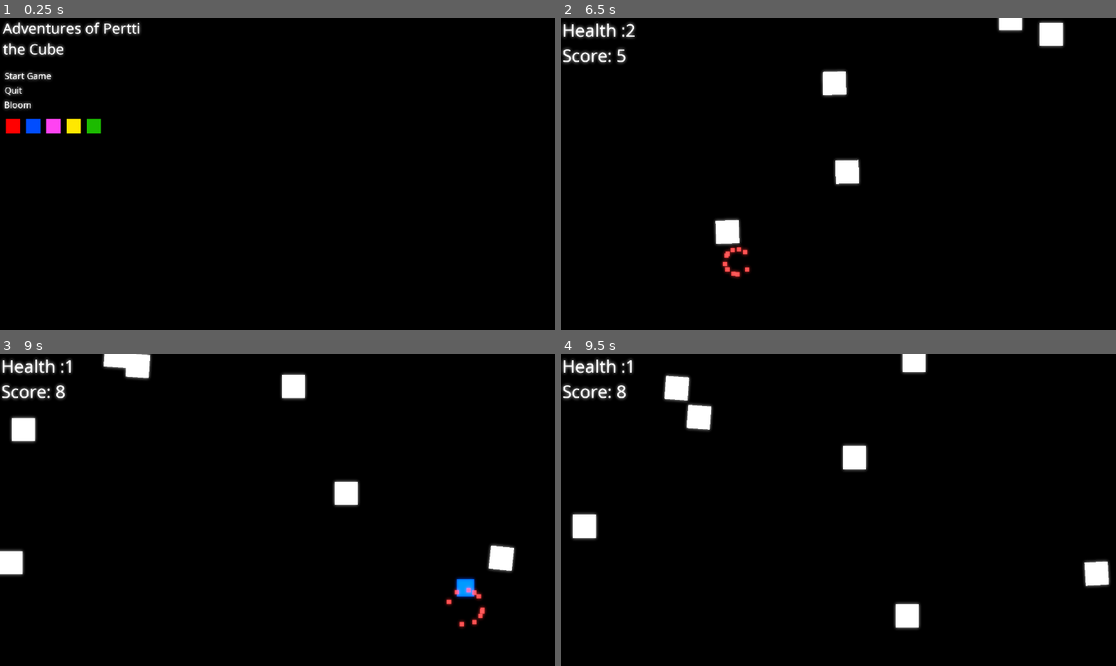
Above: before the commit, frames 1-4 (two rows, left to right).
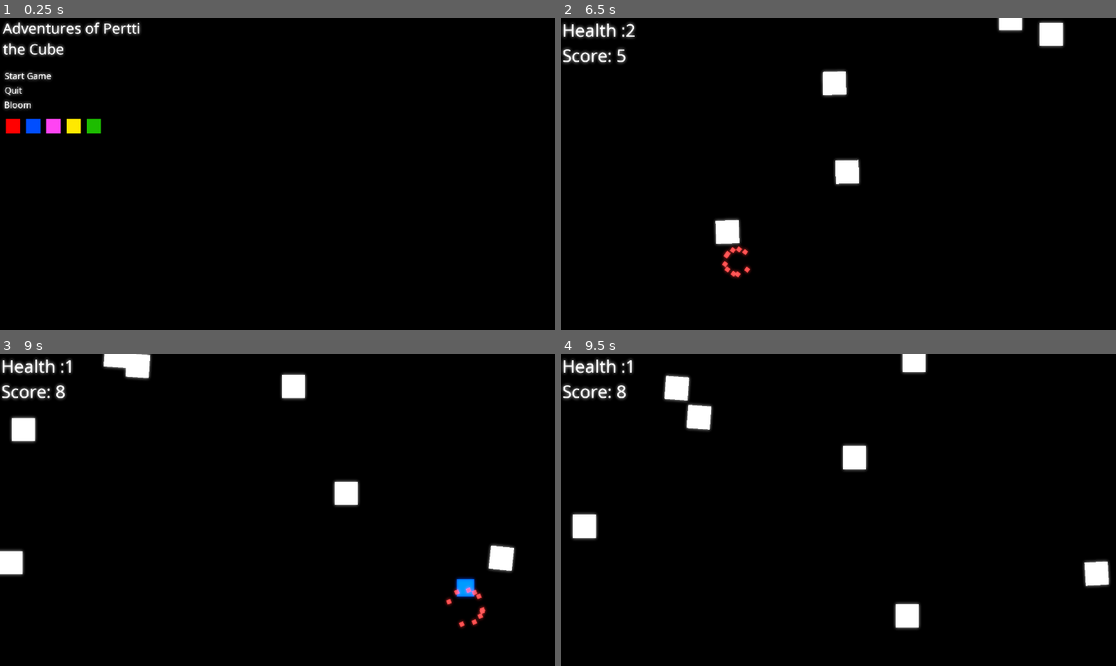
Above: after the commit, the same moments.

Repository: Kirottu/godot-dev
Game: Godot game, scene res://Scenes/MainMenu.tscn
The game is run twice, just before and just after one commit, with the same random seed, the same clock (stepped at 60 frames per second) and the same inputs.
Inputs:
- Up to frame 1 (0.25 s): no input
- Up to frame 2 (6.5 s): click "Start Game" at 0.5 s; tap Enter at 1.25 s; hold Right (ui_right) 1.28-2.03 s; hold Left (ui_left) 2.03-2.78 s; hold Right (ui_right) 2.78-4.28 s; hold Left (ui_left) from 4.28 s (still down)
- Up to frame 3 (9 s): release Left (ui_left) at 6.53 s; hold Right (ui_right) 6.53-8.78 s; hold Left (ui_left) from 8.78 s (still down)
- Up to frame 4 (9.5 s): keep holding Left (ui_left)

The runs differ from the first frame. In frame 2, less than 0.1% of the frame differs, in the area x 29-35%, y 73-84%; in frame 3, less than 0.1%, in the area x 80-88%, y 74-88%; in frame 4, less than 0.1%.

Commit message:
performance improved

Diff:
--- a/cube_smth/Scenes/MainMenu.tscn
+++ b/cube_smth/Scenes/MainMenu.tscn
@@ -1,33 +1,33 @@
 [gd_scene load_steps=14 format=2]
 
-[ext_resource path="res://Assets/NotoSans-Regular.ttf" type="DynamicFontData" id=1]
-[ext_resource path="res://Scripts/MainMenu.gd" type="Script" id=2]
+[ext_resource path="res://Scripts/MainMenu.gd" type="Script" id=1]
+[ext_resource path="res://Assets/NotoSans-Regular.ttf" type="DynamicFontData" id=2]
 [ext_resource path="res://Assets/red.png" type="Texture" id=3]
 [ext_resource path="res://Assets/rectangle.png" type="Texture" id=4]
-[ext_resource path="res://Assets/yellow.png" type="Texture" id=5]
-[ext_resource path="res://Assets/blue.png" type="Texture" id=6]
-[ext_resource path="res://Assets/green.png" type="Texture" id=7]
-[ext_resource path="res://Assets/pink.png" type="Texture" id=8]
+[ext_resource path="res://Assets/blue.png" type="Texture" id=5]
+[ext_resource path="res://Assets/pink.png" type="Texture" id=6]
+[ext_resource path="res://Assets/yellow.png" type="Texture" id=7]
+[ext_resource path="res://Assets/green.png" type="Texture" id=8]
 
 [sub_resource type="DynamicFont" id=1]
 size = 50
 outline_size = 2
 outline_color = Color( 0, 0, 0, 1 )
-font_data = ExtResource( 1 )
+font_data = ExtResource( 2 )
 
 [sub_resource type="DynamicFont" id=2]
 size = 30
 outline_size = 2
 outline_color = Color( 0, 0, 0, 1 )
-font_data = ExtResource( 1 )
+font_data = ExtResource( 2 )
 
-[sub_resource type="DynamicFont" id=5]
+[sub_resource type="DynamicFont" id=3]
 size = 30
 outline_size = 2
 outline_color = Color( 0, 0, 0, 1 )
-font_data = ExtResource( 1 )
+font_data = ExtResource( 2 )
 
-[sub_resource type="Shader" id=3]
+[sub_resource type="Shader" id=4]
 code = "    shader_type canvas_item;
 
 uniform float amount : hint_range(0,0.5);
--- a/cube_smth/Scenes/Pertti.tscn
+++ b/cube_smth/Scenes/Pertti.tscn
@@ -1,7 +1,7 @@
 [gd_scene load_steps=11 format=2]
 
-[ext_resource path="res://Assets/blue.png" type="Texture" id=1]
-[ext_resource path="res://Scripts/Pertti.gd" type="Script" id=2]
+[ext_resource path="res://Scripts/Pertti.gd" type="Script" id=1]
+[ext_resource path="res://Assets/blue.png" type="Texture" id=2]
 
 [sub_resource type="RectangleShape2D" id=1]
 extents = Vector2( 30, 30 )
@@ -27,10 +27,10 @@
 
 [sub_resource type="ParticlesMaterial" id=4]
 flag_disable_z = true
-direction = Vector3( 0, 0, 0 )
 spread = 180.0
 gravity = Vector3( 0, 98, 0 )
 initial_velocity = 50.0
+angular_velocity = 179.0
 orbit_velocity = 0.0
 orbit_velocity_random = 0.0
 scale = 15.0
@@ -47,31 +47,32 @@
 spread = 180.0
 gravity = Vector3( 0, 98, 0 )
 initial_velocity = 60.0
+angular_velocity = 1.05
 orbit_velocity = 0.0
 orbit_velocity_random = 0.0
 scale = 10.0
 color_ramp = SubResource( 6 )
 
 [sub_resource type="ParticlesMaterial" id=8]
-lifetime_randomness = 0.31
 flag_disable_z = true
 spread = 180.0
 gravity = Vector3( 0, -50, 0 )
 initial_velocity = 20.0
+angular_velocity = -0.995185
 orbit_velocity = 0.0
 orbit_velocity_random = 0.0
 scale = 20.0
 color = Color( 0.247059, 0.247059, 0.247059, 1 )
 
 [node name="Pertti" type="KinematicBody2D"]
-script = ExtResource( 2 )
+script = ExtResource( 1 )
 
 [node name="CollisionShape2D" type="CollisionShape2D" parent="."]
 shape = SubResource( 1 )
 
 [node name="Sprite" type="Sprite" parent="."]
 scale = Vector2( 0.06, 0.06 )
-texture = ExtResource( 1 )
+texture = ExtResource( 2 )
 
 [node name="Area2D" type="Area2D" parent="."]
 
--- a/cube_smth/project.godot
+++ b/cube_smth/project.godot
@@ -38,5 +38,6 @@
 
 [rendering]
 
+quality/intended_usage/framebuffer_allocation=0
 environment/default_clear_color=Color( 0, 0, 0, 1 )
 environment/default_environment="res://default_env.tres"
Not shown: 7 places in cube_smth/Scenes/MainMenu.tscn that only renumber resources
